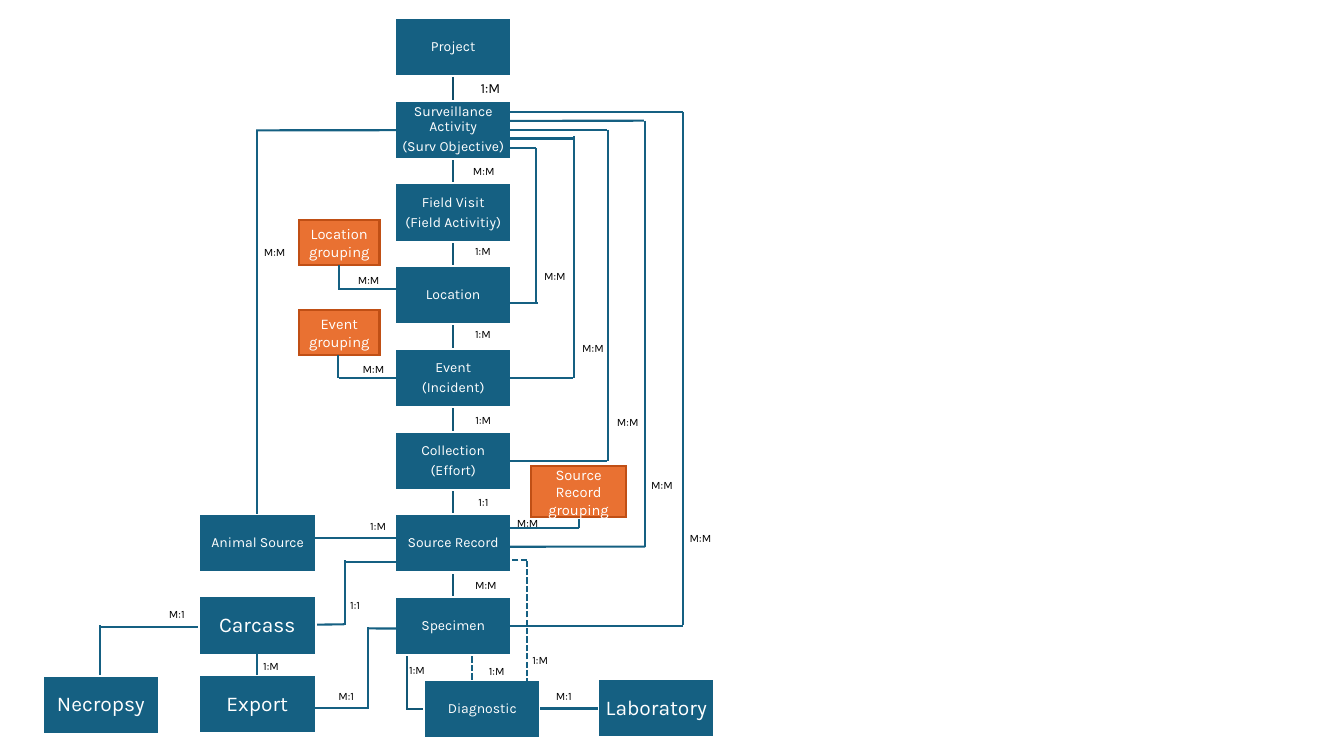
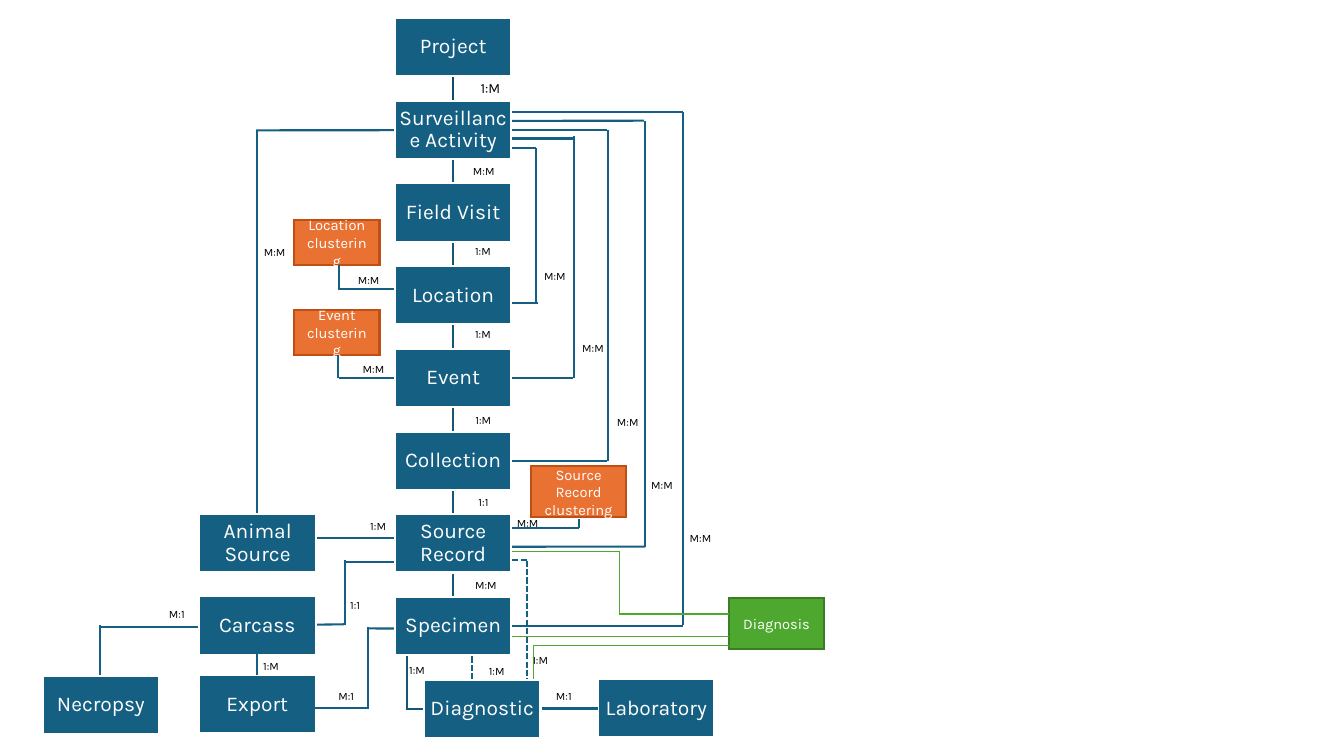
Before and after one commit to dmontecino/WH_Database, a slide deck: slide 1 of Units_diagram.pptx. Drawn at 1344x756 pixels with LibreOffice and Linux fonts; fonts in the diff are those of the drawing. Boxes give left, top, right and bottom in pixels: in the first picture for what was removed or moved away, otherwise in the second. Text is boxed around its words. In the diff, an @@ line names an element or a change of style, - is before the commit and + after.

```diff
--- a/Units_diagram.pptx
+++ b/Units_diagram.pptx
@@ text at (402, 141, 505, 155): paragraph removed @@
-(Surv Objective)
@@ rectangle "Location clustering": place and size @@
-rectangle "Location clustering" at (299, 220, 380, 265)
+rectangle "Location clustering" at (294, 220, 380, 265)
@@ text in rectangle at (308, 217, 613, 519): text changed @@
-Location grouping
+Location clustering
@@ text at (405, 217, 501, 231): paragraph removed @@
-(Field Activitiy)
@@ rectangle "Event clustering": place and size @@
-rectangle "Event clustering" at (299, 310, 380, 355)
+rectangle "Event clustering" at (294, 310, 380, 355)
@@ text in rectangle at (318, 307, 355, 320): text changed @@
-Event grouping
+Event clustering
@@ text at (422, 382, 485, 394): paragraph removed @@
-(Incident)
@@ size 10 to 15 pt; more space between paragraphs in 10 elements at (420, 38, 487, 58), (412, 287, 494, 303), (420, 524, 486, 562), (405, 617, 501, 637), (430, 700, 534, 720), (224, 523, 292, 562), (425, 132, 496, 152), (406, 204, 500, 220), (426, 370, 480, 385), (405, 452, 501, 468) @@
@@ text at (431, 465, 476, 477): paragraph removed @@
-(Effort)
@@ text in rectangle at (556, 466, 602, 497): text changed @@
-Source Record grouping
+Source Record clustering
@@ elbow line added from (510, 552) to (729, 614), #4EA72E 1 pt @@
@@ rectangle added at (729, 598, 824, 649), fill #4EA72E, outline #3B7D23 1.5 pt, 10.5 pt, text #FFFFFF @@
+Diagnosis
@@ line added from (510, 637) to (729, 637), #4EA72E 1 pt @@
@@ elbow line added from (533, 683) to (729, 646), #4EA72E 1 pt @@
```
Also in this commit, not shown: 2 other slides changed.
